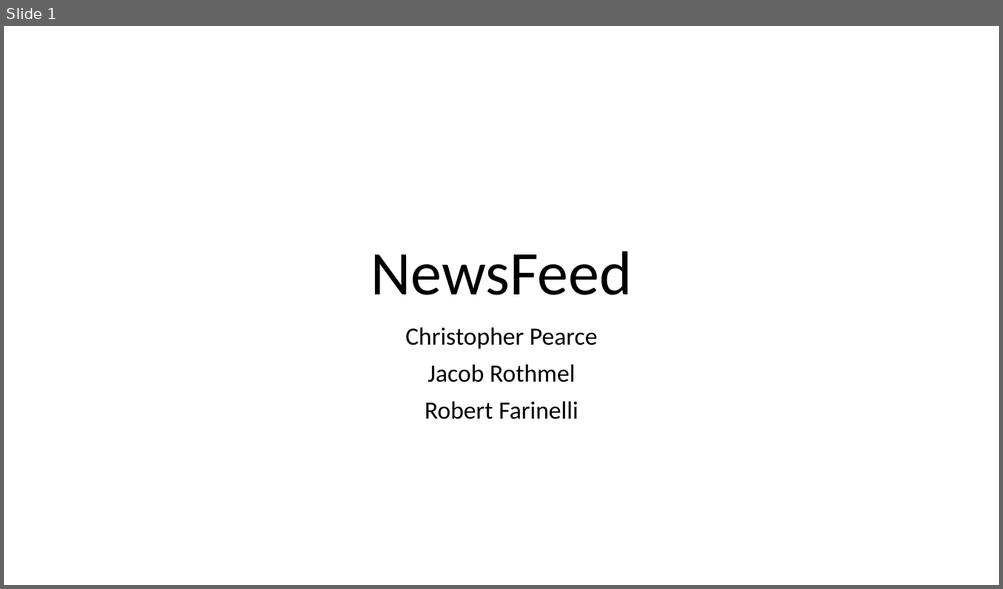
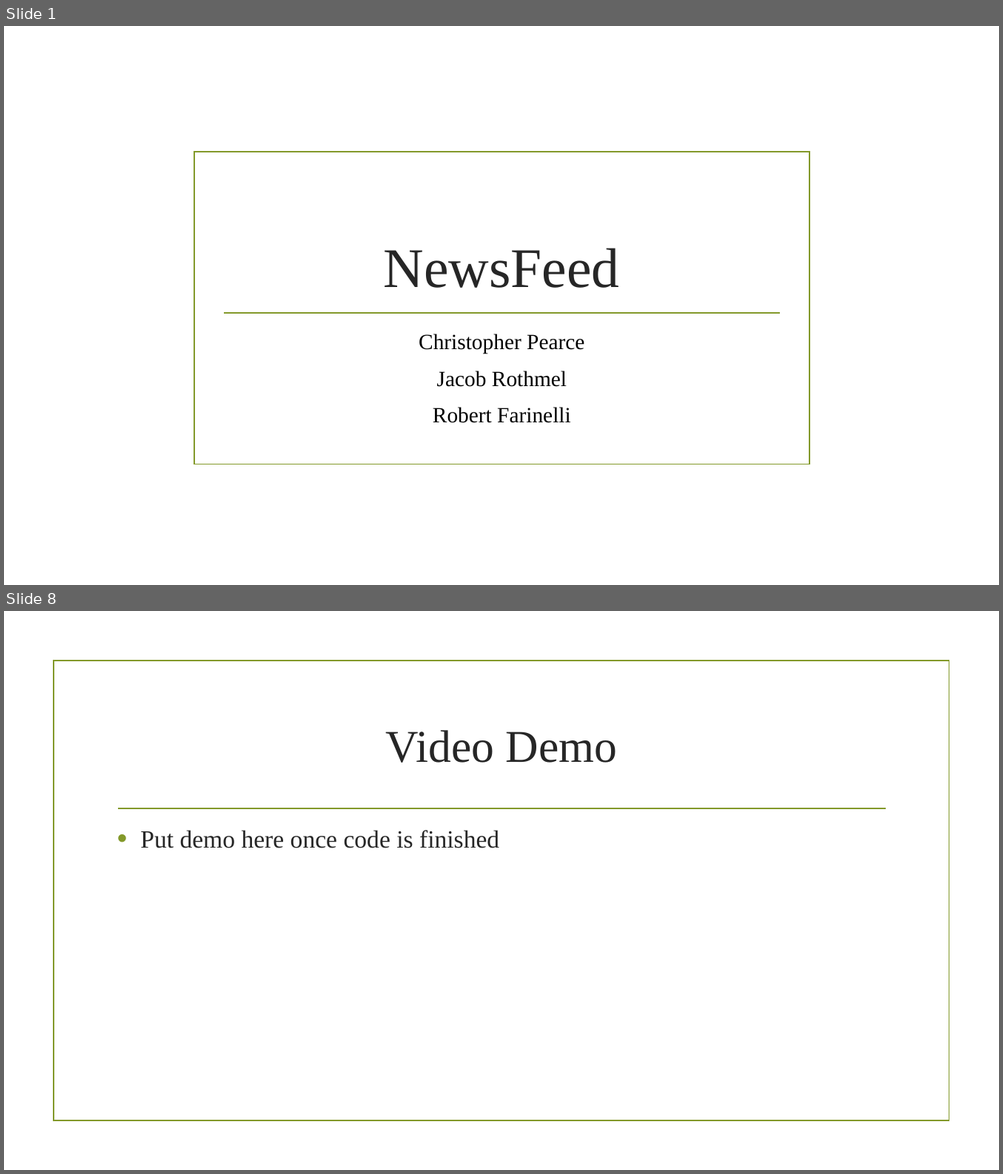
Before and after one commit to cp0153/NewsFeed, a slide deck: final/Final_presentation.pptx. Shown one above the other, each under a label of ours: slide 1 before the commit, slides 1 and 8 after it; the slides between them are not shown. The pictures are 1003x589 and 1003x1174 pixels, drawn with LibreOffice and Linux fonts; fonts in the diff are those of the drawing; background and template pictures are left out. Boxes give left, top, right and bottom in pixels: in the first picture for what was removed or moved away, otherwise in the second. Text is boxed around its words. In the diff, an @@ line names an element or a change of style, - is before the commit and + after.

```diff
--- a/final/Final_presentation.pptx
+++ b/final/Final_presentation.pptx
@@ slide 8 added at box(4, 611, 999, 1170), background picture (left out) @@
@@ rectangle added at box(54, 661, 948, 1122), outline #83992A 1.25 pt @@
@@ title added at box(385, 730, 617, 763), 44 pt, text #262626 @@
+Video Demo
@@ line added from (118, 809) to (885, 809), #83992A 1.25 pt @@
@@ text added at box(140, 830, 499, 849), 24 pt, text #262626 @@
+• Put demo here once code is finished
@@ slide 1 changed as well @@
@@ rectangle added at box(194, 152, 810, 465), outline #83992A 1.25 pt @@
@@ title "NewsFeed": place and size @@
-title "NewsFeed" at box(371, 251, 632, 295)
+title "NewsFeed" at box(384, 248, 620, 288)
@@ title "NewsFeed" at box(384, 248, 620, 288): size 60 to 54 pt, font Calibri to Times New Roman, text colour #000000 to #262626; line spacing 0.9 to 1 @@
@@ line added from (223, 313) to (780, 313), #83992A 1.25 pt @@
@@ subtitle "Christopher Pearce": place and size @@
-subtitle "Christopher Pearce" at box(405, 327, 597, 420)
+subtitle "Christopher Pearce" at box(418, 334, 584, 423)
@@ subtitle "Christopher Pearce" at box(418, 334, 584, 423): size 24 to 21 pt, font Calibri to Times New Roman; line spacing 0.9 to 1 @@
```
Also in this commit, not shown: 6 other slides added, 1 slide removed, 3 other files.
